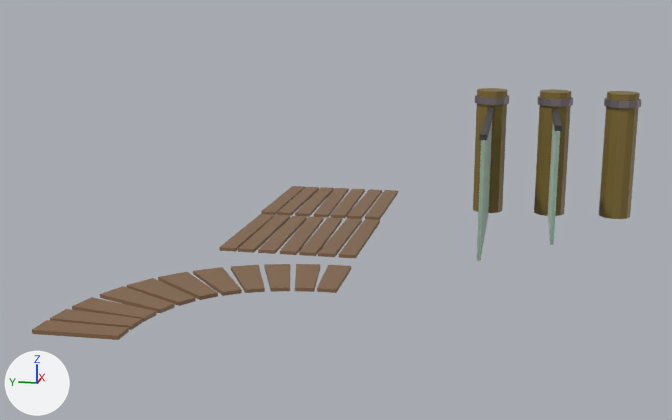
What one commit did to the Blender file Assets/_Game/Models/Log_Fence.blend.
Rendered twice from a 50 mm camera at (-15.37, -4.13, 3.71) aimed at (-2.76, -1.61, 0.56). The axes (+X, +Y, +Z) are drawn at lower left. The lights are the same throughout.

Names of what the first picture shows: 'Fence_Log_2m', 'Fence_Log_3m', 'Fence_Log_Log', 'Path_Plank_2x2', 'Path_Plank_2x2.001', 'Path_Plank_Curved_2x1'.
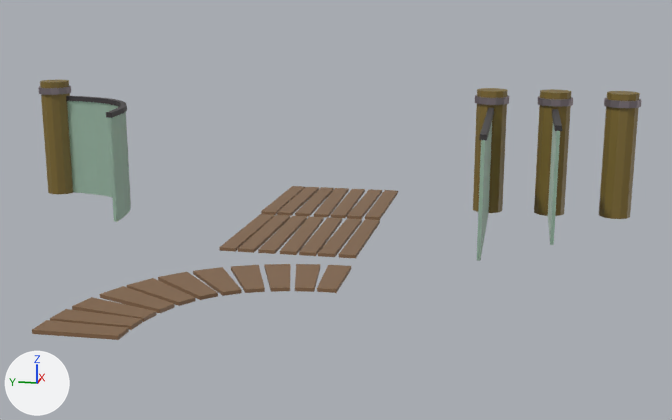
Diff of the bpy script that builds the scene:
```diff
--- a/Assets/_Game/Models/Log_Fence.blend.py
+++ b/Assets/_Game/Models/Log_Fence.blend.py
@@ mat_fence_log_log_004 @@
+mat_fence_log_log_004 = principled_material('Fence_Log_Log.004')
+mat_fence_log_log_004.base_color = (0.214, 0.146, 0.0311)  # yellow #7f6b31
@@ mat_fence_log_glass_004 @@
+mat_fence_log_glass_004 = principled_material('Fence_Log_Glass.004')
+mat_fence_log_glass_004.base_color = (0.552, 0.8, 0.637)  # white #c4e7d1
+mat_fence_log_glass_004.ior = 1.45
+mat_fence_log_glass_004.transmission_weight = 0.549
+mat_fence_log_glass_004.sheen_weight = 0.144
@@ mat_fence_log_topper_005 @@
+mat_fence_log_topper_005 = principled_material('Fence_Log_Topper.005')
+mat_fence_log_topper_005.base_color = (0.0445, 0.0395, 0.0416)  # black #3c3839
@@ mat_fence_log_log_005 @@
+mat_fence_log_log_005 = principled_material('Fence_Log_Log.005')
+mat_fence_log_log_005.base_color = (0.214, 0.146, 0.0311)  # yellow #7f6b31
@@ mat_fence_log_band_005 @@
+mat_fence_log_band_005 = principled_material('Fence_Log_Band.005')
+mat_fence_log_band_005.base_color = (0.281, 0.236, 0.258)  # grey #90858b
+mat_fence_log_band_005.metallic = 0.766
@@ me_fence_log_curved_glass @@
+me_fence_log_curved_glass.from_pydata(...)  # 36 vertices, 34 faces; spans x -1.63..0.02, y -1.9..-0.04, z 0.0..1.67
+# faces by material slot: [8, 26]
+me_fence_log_curved_glass.materials.append(mat_fence_log_log_004)  # yellow #7f6b31
+me_fence_log_curved_glass.materials.append(mat_fence_log_glass_004)  # white #c4e7d1
@@ me_fence_log_curved @@
+me_fence_log_curved.from_pydata(...)  # 132 vertices, 117 faces; spans x -1.87..0.28, y -1.92..0.28, z 0.0..2.0
+# faces by material slot: [37, 44, 36]
+me_fence_log_curved.materials.append(mat_fence_log_log_005)  # yellow #7f6b31
+me_fence_log_curved.materials.append(mat_fence_log_topper_005)  # black #3c3839
+me_fence_log_curved.materials.append(mat_fence_log_band_005)  # grey #90858b
@@ ob_fence_log_curved_glass @@
+ob_fence_log_curved_glass = bpy.data.objects.new('Fence_Log_Curved_Glass', me_fence_log_curved_glass)
+ob_fence_log_curved_glass.parent = ob_fence_log_curved
+ob_fence_log_curved_glass.matrix_parent_inverse = Matrix(((1.0, 0.0, 0.0, 0.12), (0.0, 1.0, 0.0, -3.995), (0.0, 0.0, 1.0, 0.0), (0.0, 0.0, 0.0, 1.0)))
+ob_fence_log_curved_glass.location = (0.0, 0.0, 0.0)
+ob_fence_log_curved_glass.delta_location = (-0.12, 3.995, 0.0)
+ob_fence_log_curved_glass.delta_scale = (1.148, 1.0, 1.0)
@@ ob_fence_log_curved @@
+ob_fence_log_curved = bpy.data.objects.new('Fence_Log_Curved', me_fence_log_curved)
+ob_fence_log_curved.location = (0.0, 0.0, 0.0)
+ob_fence_log_curved.delta_location = (-0.12, 3.995, 0.0)
```

Location of each change, (x1, y1, x2, y2) in pixels of the pictures (672 x 420 px):
'Fence_Log_Curved_Glass', added: after (67, 101, 131, 222)
'Fence_Log_Curved', added: after (38, 80, 127, 195)
    faces in mat_fence_log_log_005 (yellow #7f6b31): (40, 80, 73, 195)
    faces in mat_fence_log_topper_005 (black #3b383a): (66, 96, 127, 118)
    faces in mat_fence_log_band_005 (grey #90858b): (38, 86, 71, 95)
